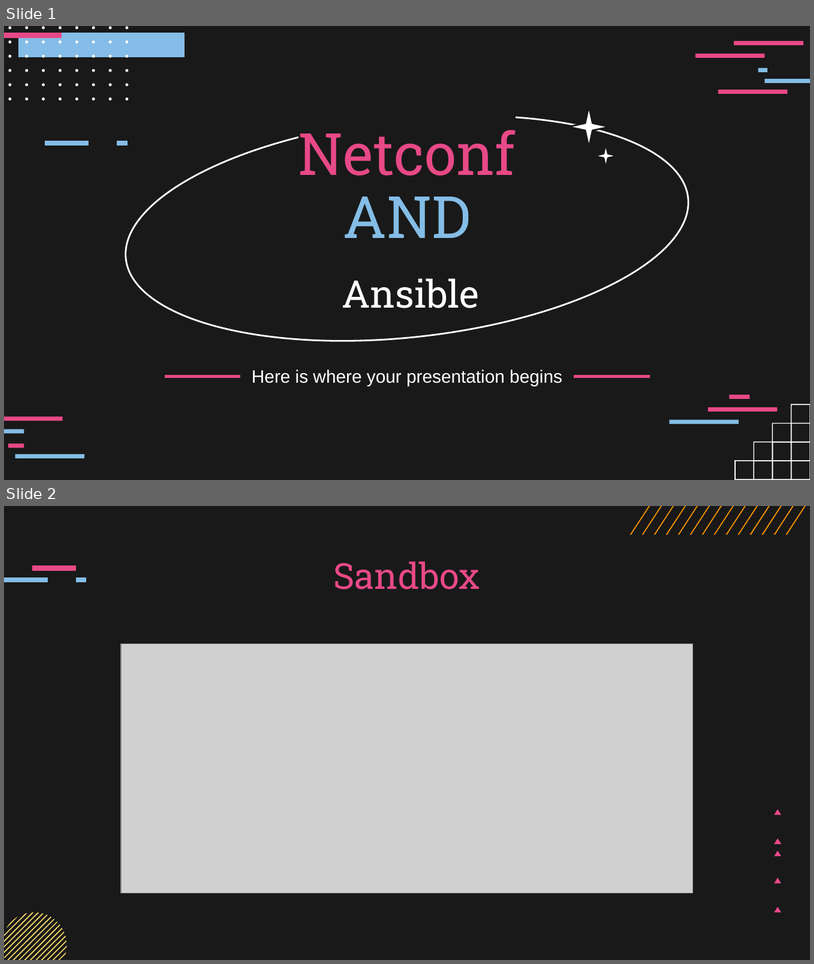
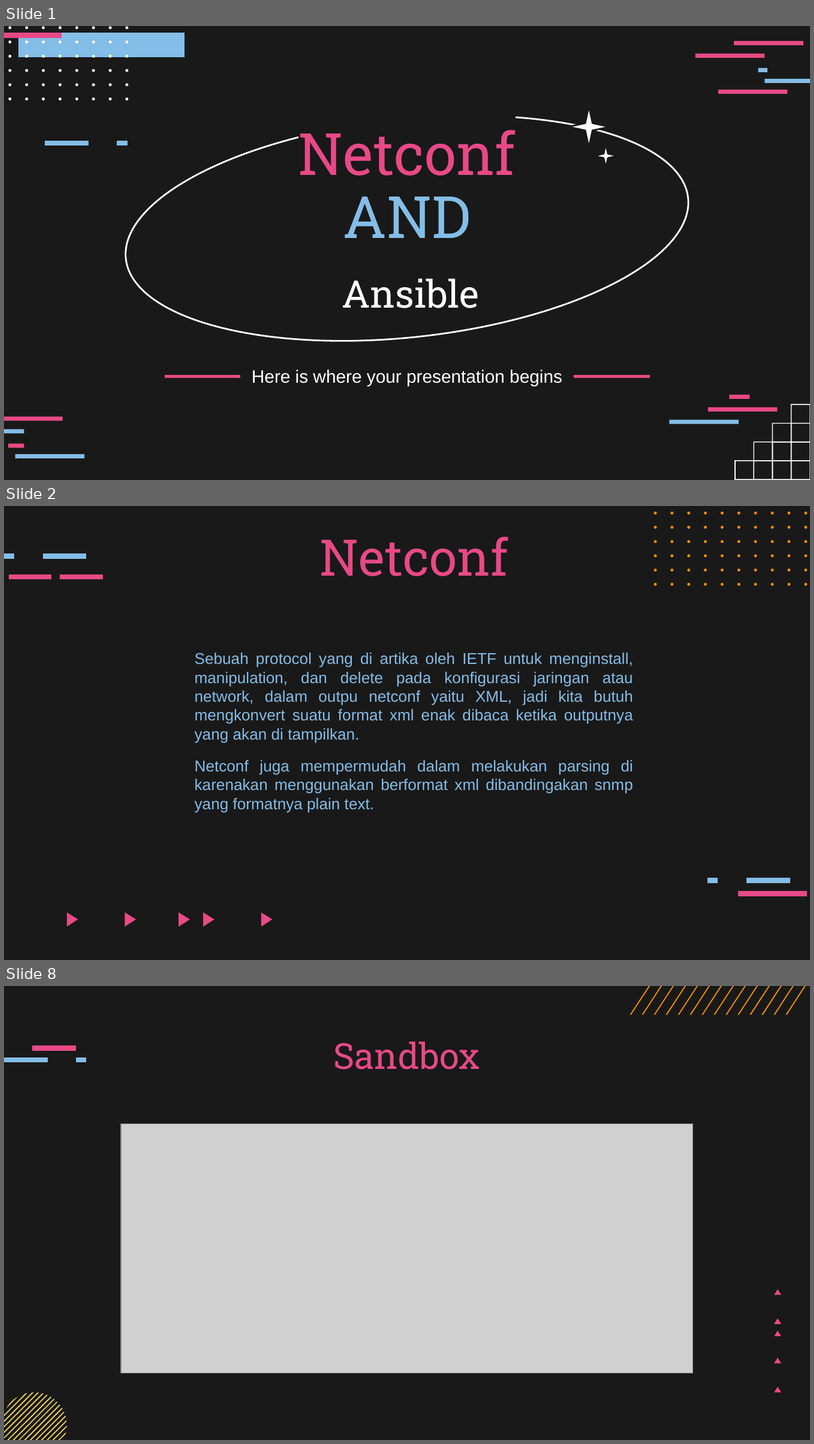
Before and after one commit to ichwanridwan01/Tugas_project, a slide deck: ichwanridwan_tugas_project.pptx. Shown one above the other, each under a label of ours: slides 1 and 2 before the commit, slides 1, 2 and 8 after it; the slides between them are not shown. The pictures are 814x964 and 814x1444 pixels, drawn with LibreOffice and Linux fonts; fonts in the diff are those of the drawing; grey boxes stand for pictures. Boxes give left, top, right and bottom in pixels: in the first picture for what was removed or moved away, otherwise in the second. Text is boxed around its words. In the diff, an @@ line names an element or a change of style, - is before the commit and + after.

```diff
--- a/ichwanridwan_tugas_project.pptx
+++ b/ichwanridwan_tugas_project.pptx
@@ slide 2 added at <box>4,506,810,960</box>, background #191919 @@
@@ group added at <box>654,511,808,586</box>: 60 freeform shapes @@
@@ title added at <box>320,537,509,576</box>, 45 pt, text #E84987 @@
+Netconf
@@ freeform shape added at <box>4,553,14,558</box>, fill #84BDE7 @@
@@ freeform shape added at <box>43,553,86,558</box>, fill #84BDE7 @@
@@ freeform shape added at <box>9,574,51,579</box>, fill #E84987 @@
@@ freeform shape added at <box>60,574,103,579</box>, fill #E84987 @@
@@ text added at <box>195,652,633,743</box>, 14 pt, text #84BDE7 @@
+Sebuah protocol yang di artika oleh IETF untuk menginstall, manipulation, dan delete pada konfigurasi jaringan atau network, dalam outpu netconf yaitu XML, jadi kita butuh mengkonvert suatu format xml enak dibaca ketika outputnya yang akan di tampilkan.
@@ text added at <box>195,760,633,812</box>, 14 pt, text #84BDE7 @@
+Netconf juga mempermudah dalam melakukan parsing di karenakan menggunakan berformat xml dibandingakan snmp yang formatnya plain text.
@@ freeform shape added at <box>708,878,719,883</box>, fill #84BDE7 @@
@@ freeform shape added at <box>747,878,790,883</box>, fill #84BDE7 @@
@@ freeform shape added at <box>738,891,807,895</box>, fill #E84987 @@
@@ group added at <box>67,912,273,926</box>: 5 freeform shapes @@
@@ what was slide 2 is now slide 8 @@
```
Also in this commit, not shown: 5 other slides added.
